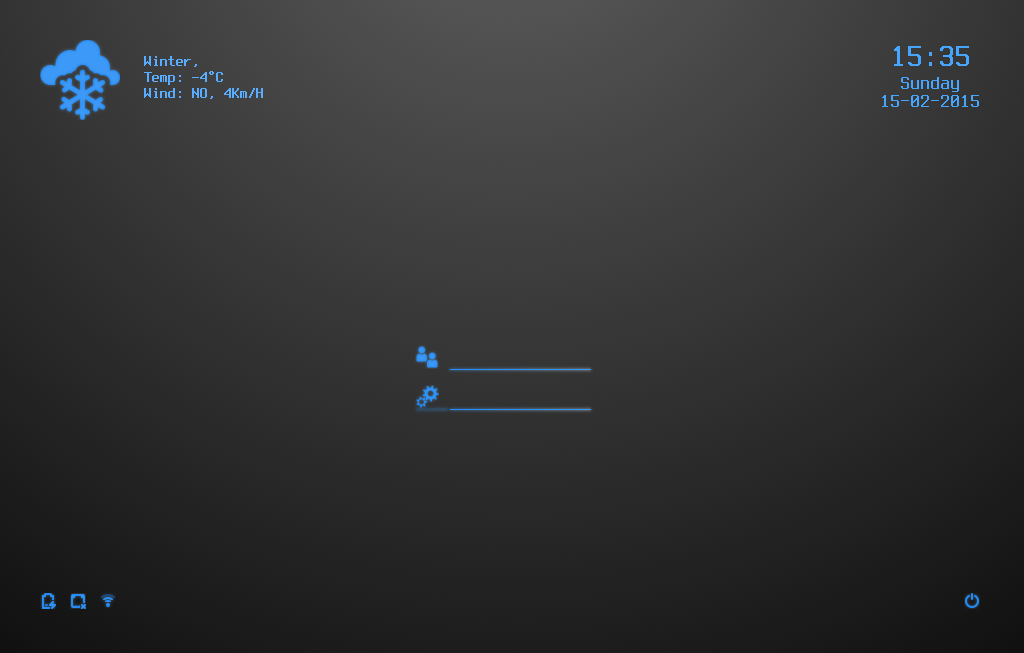
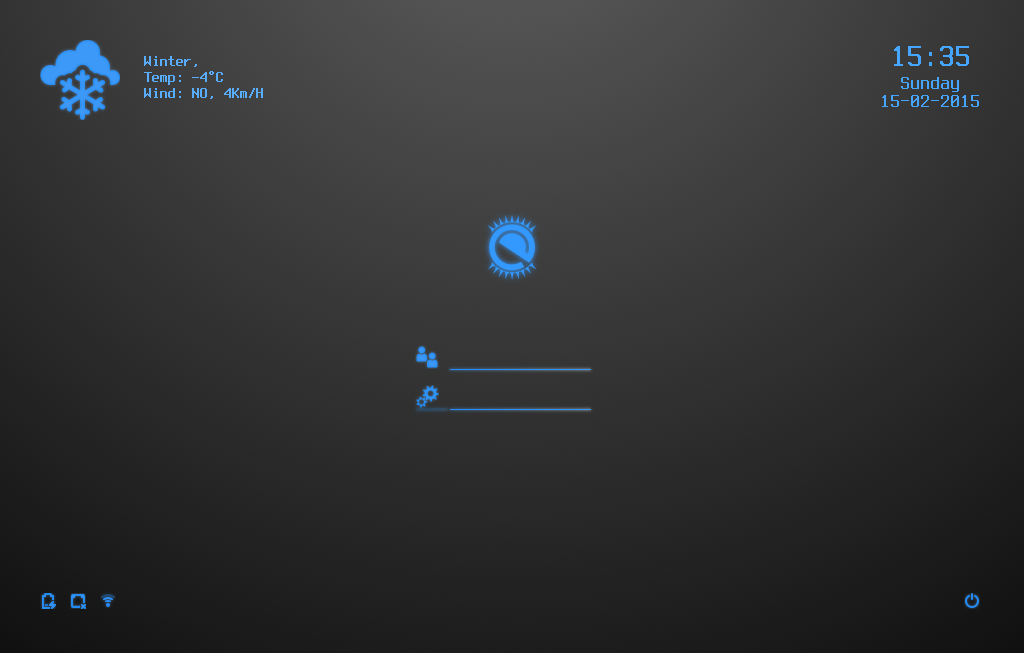
Before/after of a w=1024, h=653 layered artwork. What changed in the layer stack:
added layer "Session_Enlightenment" above "System Power" over box(483, 212, 541, 283)
